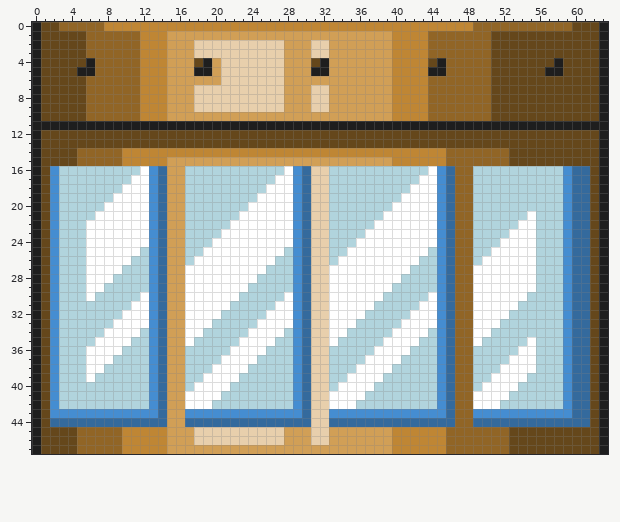
Pixel-art sprite: hub/background-85.png. That is the earlier state.
The file is 128x96 pixels, drawn in blocks of 2x2; one block is one cell here.
The same view after the edit:
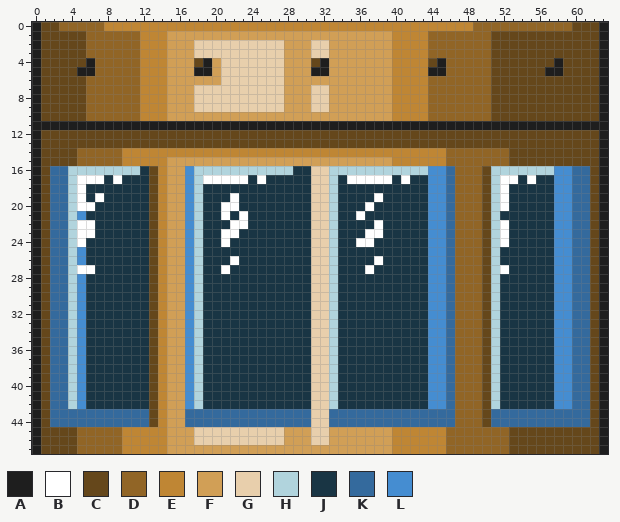
Palette (. is transparent): A #1e1e1e  B #ffffff  C #65471b  D #916526  E #bf8634  F #d19f56  G #e8cfac  H #b1d4dd  J #193544  K #346a9d  L #458dd1
Commit: win'dows
Difference:
y 16: x 2..3 LH -> KK; x 12..14 BLK -> JCE; x 17 H -> L; x 28..30 BLK -> HJJ; x 44 B -> L; x 49..50 HH -> DC; x 58 H -> L
y 17: x 2..3 LH -> KK; x 5..14 HHHHHHBBLK -> BBBJBJJJCE; x 17 H -> L; x 19..30 HHHHHHHHBBLK -> BBBBBJBJJJJJ; x 34..44 HHHHHHHHHBB -> JBBBBBJBJJL; x 49..50 HH -> DC; x 52..58 HHHHHHH -> BBJBJJL
y 18: x 2..3 LH -> KK; x 5..14 HHHHHBBBLK -> BJJJJJJJCE; x 17 H -> L; x 19..30 HHHHHHHBBBLK -> JJJJJJJJJJJJ; x 34..44 HHHHHHHHBBB -> JJJJJJJJJJL; x 49..50 HH -> DC; x 52..58 HHHHHHH -> BJJJJJL
y 19: x 2..3 LH -> KK; x 5..14 HHHHBBBBLK -> BJBJJJJJCE; x 17 H -> L; x 19..30 HHHHHHBBBBLK -> JJJBJJJJJJJJ; x 34..44 HHHHHHHBBBB -> JJJJBJJJJJL; x 49..50 HH -> DC; x 52..58 HHHHHHH -> BJJJJJL
y 20: x 2..3 LH -> KK; x 5..14 HHHBBBBBLK -> BBJJJJJJCE; x 17 H -> L; x 19..30 HHHHHBBBBBLK -> JJBBJJJJJJJJ; x 34..44 HHHHHHBBBBB -> JJJBJJJJJJL; x 49..50 HH -> DC; x 52..58 HHHHHHH -> BJJJJJL
y 21: x 2..3 LH -> KK; x 5..14 HHBBBBBBLK -> LJJJJJJJCE; x 17 H -> L; x 19..22 HHHH -> JJBJ; x 24..30 BBBBBLK -> JJJJJJJ; x 34..44 HHHHHBBBBBB -> JJBJJJJJJJL; x 49..50 HH -> DC; x 52..58 HHHBHHH -> JJJJJJL
y 22: x 2..3 LH -> KK; x 5 H -> B; x 7..14 BBBBBBLK -> JJJJJJCE; x 17 H -> L; x 19..21 HHH -> JJJ; x 24..30 BBBBBLK -> JJJJJJJ; x 34..37 HHHH -> JJJJ; x 39..44 BBBBBB -> JJJJJL; x 49..50 HH -> DC; x 52..58 HHBBHHH -> BJJJJJL
y 23: x 2..3 LH -> KK; x 5 H -> B; x 7..14 BBBBBBLK -> JJJJJJCE; x 17 H -> L; x 19..20 HH -> JJ; x 23..30 BBBBBBLK -> JJJJJJJJ; x 34..36 HHH -> JJJ; x 39..44 BBBBBB -> JJJJJL; x 49..50 HH -> DC; x 52..58 HBBBHHH -> BJJJJJL
y 24: x 2..3 LH -> KK; x 5..14 HBBBBBBBLK -> BJJJJJJJCE; x 17 H -> L; x 19..20 HB -> JJ; x 22..30 BBBBBBBLK -> JJJJJJJJJ; x 34..35 HH -> JJ; x 38..44 BBBBBBB -> JJJJJJL; x 49..50 HH -> DC; x 53..58 BBBHHH -> JJJJJL
y 25: x 2..3 LH -> KK; x 5..14 HBBBBBBHLK -> LJJJJJJJCE; x 17 H -> L; x 19..30 BBBBBBBBBHLK -> JJJJJJJJJJJJ; x 34..44 HBBBBBBBBBH -> JJJJJJJJJJL; x 49..58 HHBBBBBHHH -> DCHJJJJJJL
y 26: x 2..3 LH -> KK; x 5..14 HBBBBBHHLK -> LJJJJJJJCE; x 17..21 HBBBB -> LHJJJ; x 23..30 BBBBHHLK -> JJJJJJJJ; x 34..37 BBBB -> JJJJ; x 39..44 BBBBHH -> JJJJJL; x 49..58 HBBBBBBHHH -> DCHJJJJJJL
y 27: x 2..3 LH -> KK; x 5 H -> B; x 7..14 BBBHHHLK -> JJJJJJCE; x 17..20 BBBB -> LHJJ; x 22..30 BBBBHHHLK -> JJJJJJJJJ; x 33..36 BBBB -> HJJJ; x 38..44 BBBBHHH -> JJJJJJL; x 49..51 BBB -> DCH; x 53..58 BBBHHH -> JJJJJL
y 28: x 2..3 LH -> KK; x 5..14 HBBBHHHHLK -> LJJJJJJJCE; x 17..30 BBBBBBBBHHHHLK -> LHJJJJJJJJJJJJ; x 33..44 BBBBBBBBHHHH -> HJJJJJJJJJJL; x 49..58 BBBBBBBHHH -> DCHJJJJJJL
y 29: x 2..3 LH -> KK; x 5..14 HBBHHHHHLK -> LJJJJJJJCE; x 17..30 BBBBBBBHHHHHLK -> LHJJJJJJJJJJJJ; x 33..44 BBBBBBBHHHHH -> HJJJJJJJJJJL; x 49..58 BBBBBBBHHH -> DCHJJJJJJL
y 30: x 2..3 LH -> KK; x 5..14 HBHHHHHBLK -> LJJJJJJJCE; x 17..30 BBBBBBHHHHHBLK -> LHJJJJJJJJJJJJ; x 33..44 BBBBBBHHHHHB -> HJJJJJJJJJJL; x 49..58 BBBBBBHHHH -> DCHJJJJJJL
y 31: x 2..3 LH -> KK; x 5..14 HHHHHHBBLK -> LJJJJJJJCE; x 17..30 BBBBBHHHHHBBLK -> LHJJJJJJJJJJJJ; x 33..44 BBBBBHHHHHBB -> HJJJJJJJJJJL; x 49..58 BBBBBHHHHH -> DCHJJJJJJL
y 32: x 2..3 LH -> KK; x 5..14 HHHHHBBBLK -> LJJJJJJJCE; x 17..30 BBBBHHHHHBBBLK -> LHJJJJJJJJJJJJ; x 33..44 BBBBHHHHHBBB -> HJJJJJJJJJJL; x 49..58 BBBBHHHHHH -> DCHJJJJJJL
y 33: x 2..3 LH -> KK; x 5..14 HHHHBBBBLK -> LJJJJJJJCE; x 17..30 BBBHHHHHBBBBLK -> LHJJJJJJJJJJJJ; x 33..44 BBBHHHHHBBBB -> HJJJJJJJJJJL; x 49..58 BBBHHHHHHH -> DCHJJJJJJL
y 34: x 2..3 LH -> KK; x 5..14 HHHBBBBHLK -> LJJJJJJJCE; x 17..30 BBHHHHHBBBBHLK -> LHJJJJJJJJJJJJ; x 33..44 BBHHHHHBBBBH -> HJJJJJJJJJJL; x 49..50 BB -> DC; x 52..58 HHHHHHH -> JJJJJJL
y 35: x 2..3 LH -> KK; x 5..14 HHBBBBHHLK -> LJJJJJJJCE; x 17 B -> L; x 19..30 HHHHBBBBHHLK -> JJJJJJJJJJJJ; x 33..44 BHHHHHBBBBHH -> HJJJJJJJJJJL; x 49..50 BH -> DC; x 52..58 HHHBHHH -> JJJJJJL
y 36: x 2..3 LH -> KK; x 5..14 HBBBBHHHLK -> LJJJJJJJCE; x 17 H -> L; x 19..30 HHHBBBBHHHLK -> JJJJJJJJJJJJ; x 34..44 HHHHBBBBHHH -> JJJJJJJJJJL; x 49..50 HH -> DC; x 52..58 HHBBHHH -> JJJJJJL
y 37: x 2..3 LH -> KK; x 5..14 HBBBHHHHLK -> LJJJJJJJCE; x 17 H -> L; x 19..30 HHBBBBHHHHLK -> JJJJJJJJJJJJ; x 34..44 HHHBBBBHHHH -> JJJJJJJJJJL; x 49..50 HH -> DC; x 52..58 HBBBHHH -> JJJJJJL
y 38: x 2..3 LH -> KK; x 5..14 HBBHHHHHLK -> LJJJJJJJCE; x 17 H -> L; x 19..30 HBBBBHHHHHLK -> JJJJJJJJJJJJ; x 34..44 HHBBBBHHHHH -> JJJJJJJJJJL; x 49..50 HH -> DC; x 52..58 BBBBHHH -> JJJJJJL
y 39: x 2..3 LH -> KK; x 5..14 HBHHHHHHLK -> LJJJJJJJCE; x 17 H -> L; x 19..30 BBBBHHHHHHLK -> JJJJJJJJJJJJ; x 34..44 HBBBBHHHHHH -> JJJJJJJJJJL; x 49..58 HHBBBBHHHH -> DCHJJJJJJL
y 40: x 2..3 LH -> KK; x 5..14 HHHHHHHHLK -> LJJJJJJJCE; x 17..30 HBBBBHHHHHHHLK -> LHJJJJJJJJJJJJ; x 34..44 BBBBHHHHHHH -> JJJJJJJJJJL; x 49..58 HBBBBHHHHH -> DCHJJJJJJL
y 41: x 2..3 LH -> KK; x 5..14 HHHHHHHHLK -> LJJJJJJJCE; x 17..30 BBBBHHHHHHHHLK -> LHJJJJJJJJJJJJ; x 33..44 BBBBHHHHHHHH -> HJJJJJJJJJJL; x 49..58 BBBBHHHHHH -> DCHJJJJJJL
y 42: x 2..3 LH -> KK; x 5..14 HHHHHHHHLK -> LJJJJJJJCE; x 17..30 BBBHHHHHHHHHLK -> LHJJJJJJJJJJJJ; x 33..44 BBBHHHHHHHHH -> HJJJJJJJJJJL; x 49..58 BBBHHHHHHH -> DCHJJJJJJL
y 43: x 2..14 LLLLLLLLLLLLK -> KKKKKKKKKKKCE; x 17..29 LLLLLLLLLLLLL -> KKKKKKKKKKKKK; x 33..45 LLLLLLLLLLLLL -> KKKKKKKKKKKKK; x 49..59 LLLLLLLLLLL -> DCKKKKKKKKK
y 44: x 13..14 KK -> CE; x 49..50 KK -> DC
Changed places in both pictures, as pixel boxes (x1, y1, x2, y2):
changed: (50, 166, 572, 427)
